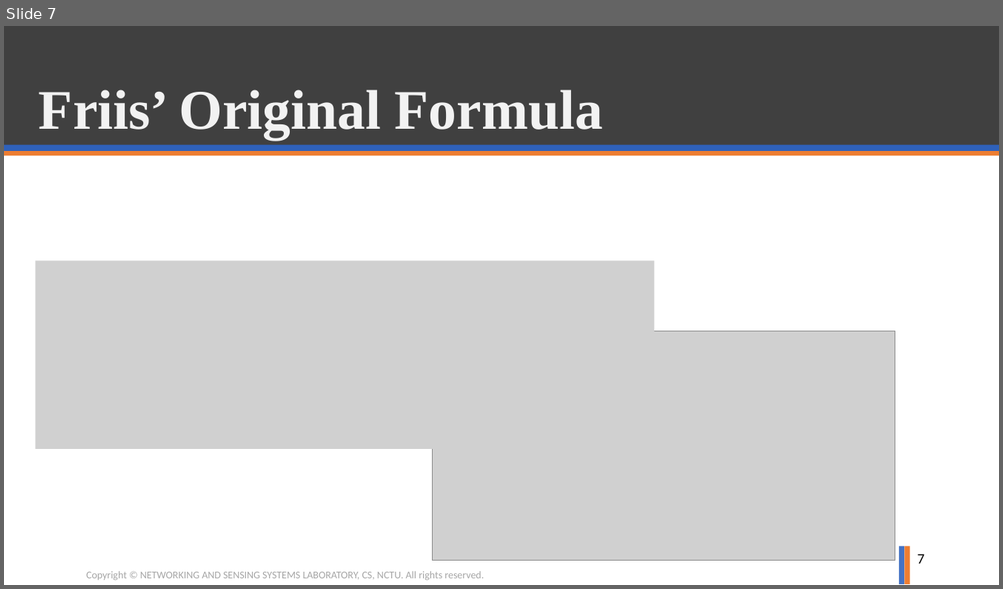
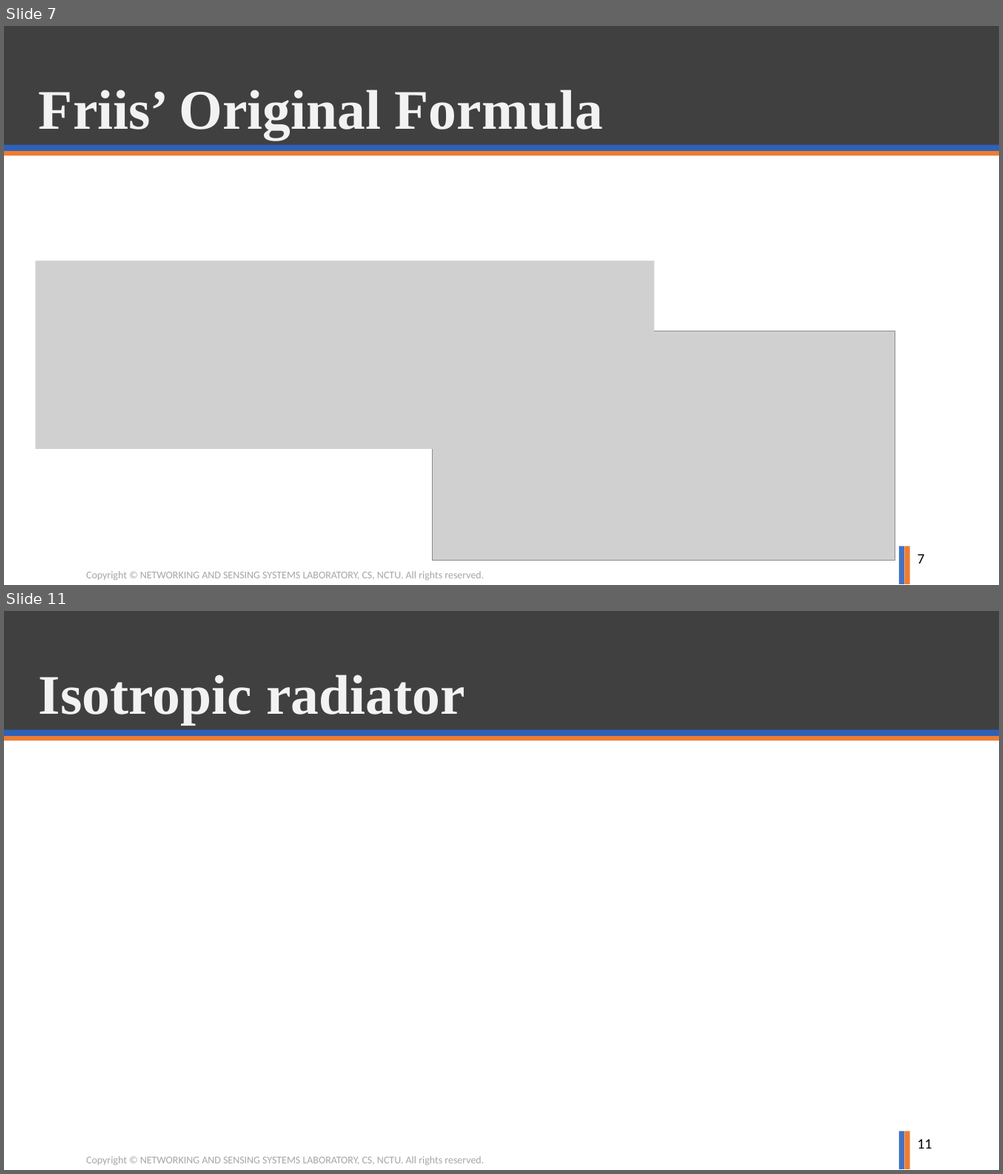
Before and after one commit to ghostkingwilly/Signal_Training_Freshman, a slide deck: Freshman_Training.pptx. Shown one above the other, each under a label of ours: slide 7 before the commit, slides 7 and 11 after it; the slides between them are not shown. The pictures are 1003x589 and 1003x1174 pixels, drawn with LibreOffice and Linux fonts; fonts in the diff are those of the drawing; grey boxes stand for pictures; background and template pictures are left out. Boxes give left, top, right and bottom in pixels: in the first picture for what was removed or moved away, otherwise in the second. Text is boxed around its words. In the diff, an @@ line names an element or a change of style, - is before the commit and + after.

```diff
--- a/Freshman_Training.pptx
+++ b/Freshman_Training.pptx
@@ slide 11 added at box(4, 611, 999, 1170), background #FFFFFF; not listed: 6 template elements that a slide beside it also shows @@
@@ title added at box(39, 675, 465, 725), 54 pt, text #F2F2F2, bold @@
+Isotropic radiator
@@ page number added at box(917, 1139, 932, 1149), 14 pt, text #000000 @@
+11
```
Also in this commit, not shown: 1 slide changed, 2 other slides added, 1 other file.
